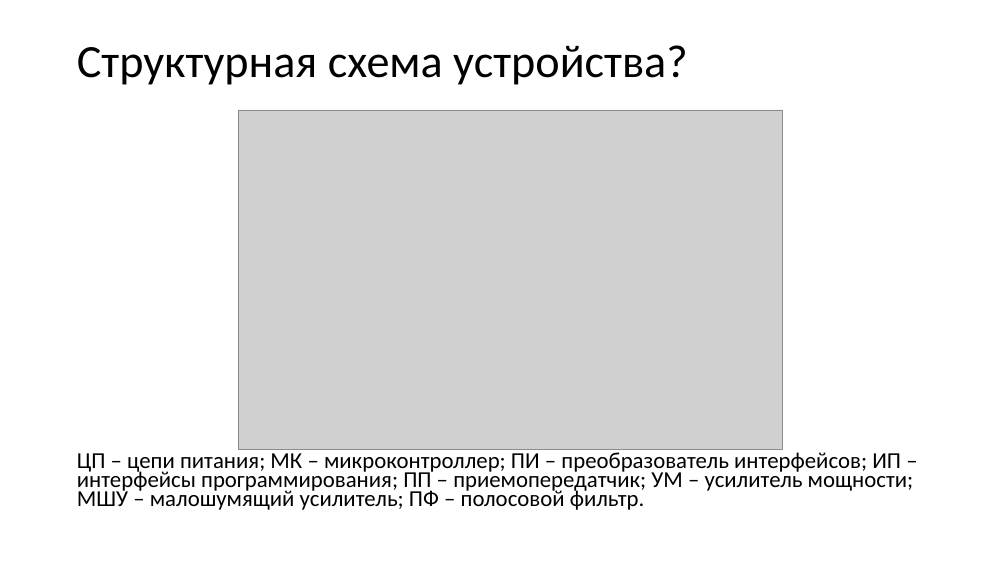
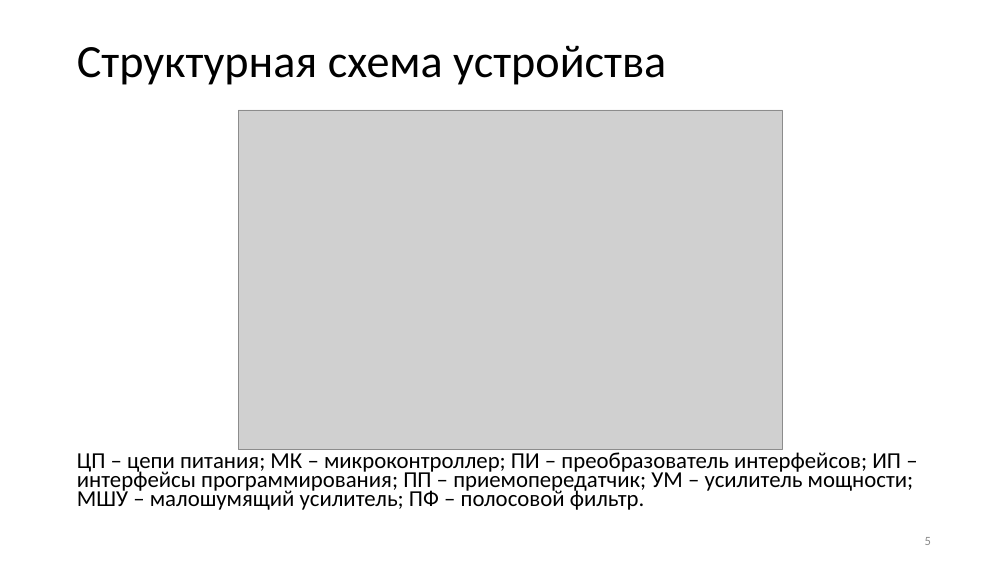
Before and after one commit to wei-blip/diploma, a slide deck: slide 5 of предзащита.pptx. Drawn at 1008x567 pixels with LibreOffice and Linux fonts; fonts in the diff are those of the drawing; grey boxes stand for pictures. Boxes give left, top, right and bottom in pixels: in the first picture for what was removed or moved away, otherwise in the second. Text is boxed around its words. In the diff, an @@ line names an element or a change of style, - is before the commit and + after.

```diff
--- a/предзащита.pptx
+++ b/предзащита.pptx
@@ title at box(77, 45, 666, 85): text changed @@
-Структурная схема устройства?
+Структурная схема устройства
@@ page number added at box(925, 537, 931, 545), 12 pt, text #8C8C8C @@
+5
```
Also in this commit, not shown: 9 other slides changed, 5 slides added, 4 slides removed, 2 other files.
